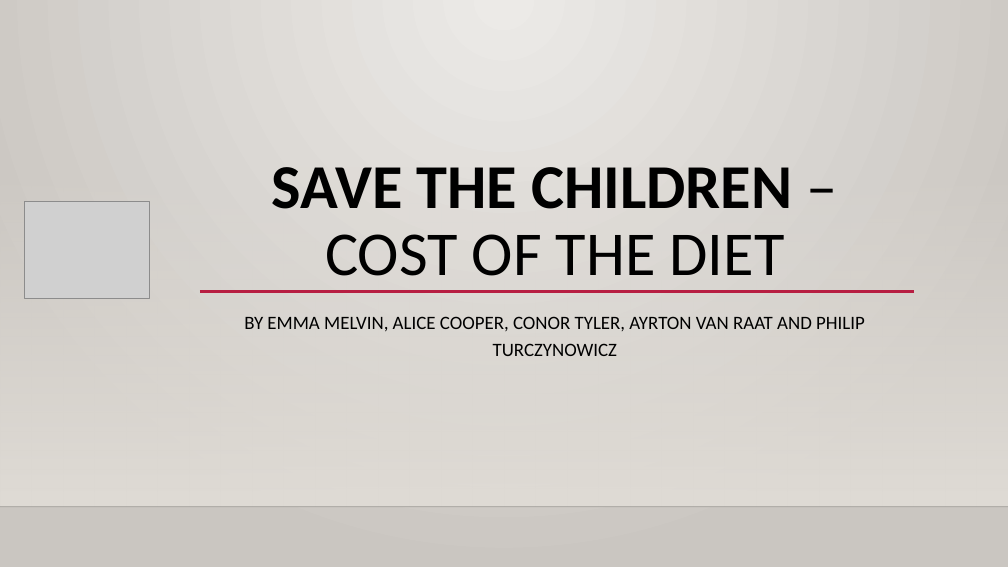
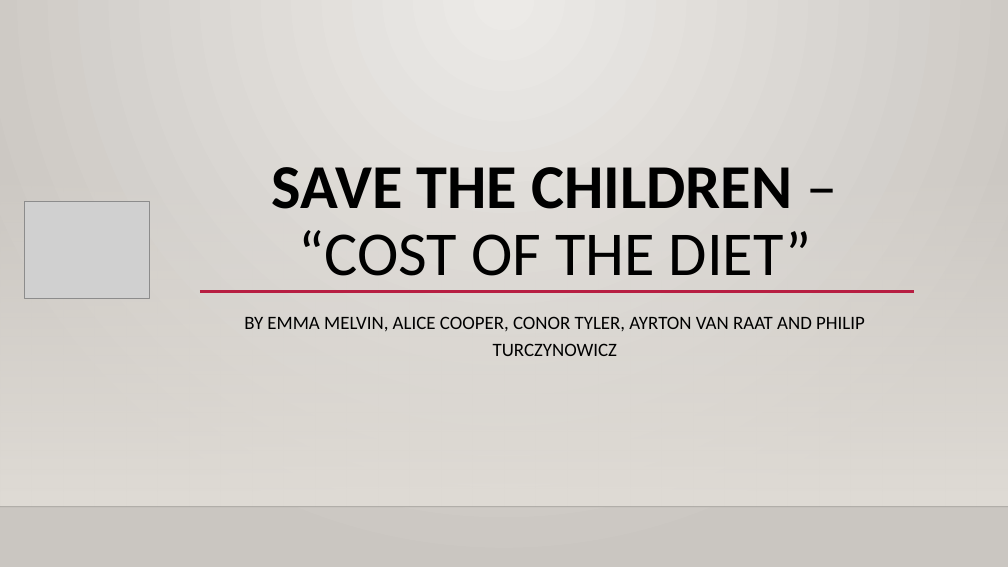
Before and after one commit to bournemouth2016/team-5, a slide deck: slide 1 of assets/Save the children – cost of the diet.pptx. Drawn at 1008x567 pixels with LibreOffice and Linux fonts; fonts in the diff are those of the drawing; grey boxes stand for pictures; background and template pictures are left out. Boxes give left, top, right and bottom in pixels: in the first picture for what was removed or moved away, otherwise in the second. Text is boxed around its words. In the diff, an @@ line names an element or a change of style, - is before the commit and + after.

Commit message:
powerpoint final
pp

```diff
--- a/assets/Save the children – cost of the diet.pptx
+++ b/assets/Save the children – cost of the diet.pptx
@@ title at box(272, 167, 811, 276): text changed; bold off @@
-SAVE THE CHILDREN – COST OF THE DIET
+SAVE THE CHILDREN – “COST OF THE DIET”
```
Also in this commit, not shown: 2 other slides changed, 2 slides added, 1 slide removed.
